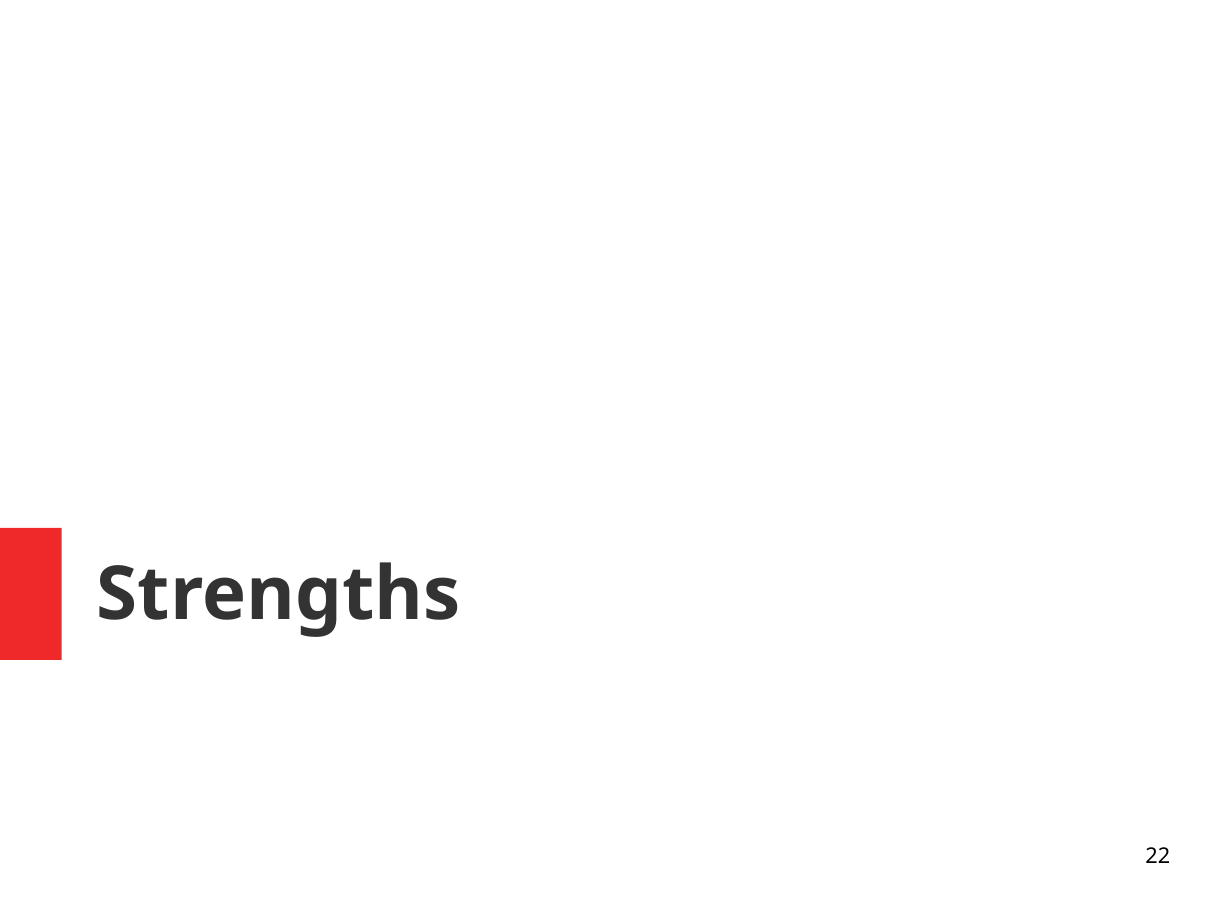
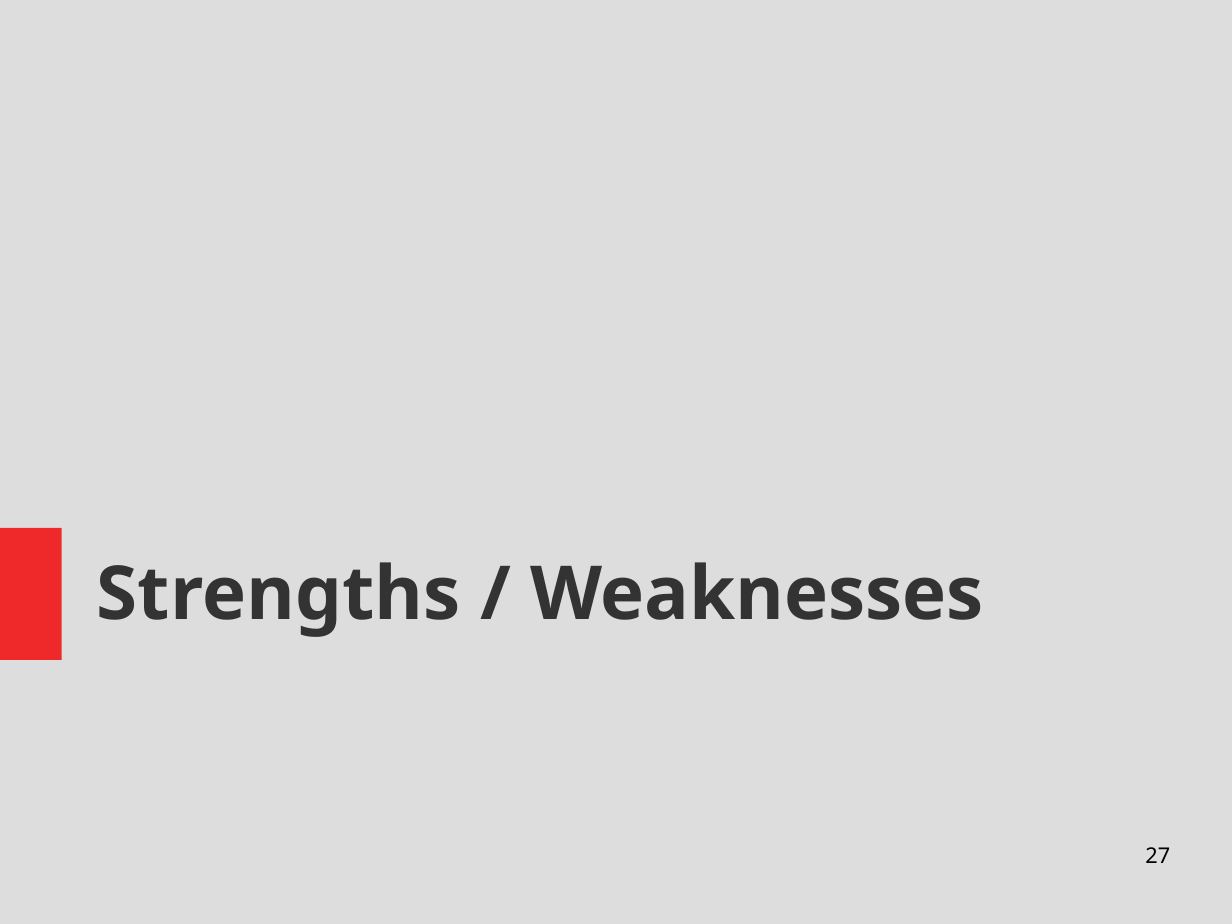
Before and after one commit to Thapep/PPS, a slide deck: slide 27 of inmemory/In Memory Processing Presentation.odp (slide 22 before the commit). Drawn at 1232x924 pixels with LibreOffice and Linux fonts; fonts in the diff are those of the drawing. Boxes give left, top, right and bottom in pixels: in the first picture for what was removed or moved away, otherwise in the second. Text is boxed around its words. In the diff, an @@ line names an element or a change of style, - is before the commit and + after.

```diff
--- a/inmemory/In Memory Processing Presentation.odp
+++ b/inmemory/In Memory Processing Presentation.odp
@@ background #FFFFFF to #DDDDDD @@
@@ title at [97,562,984,637]: text changed @@
-Strengths
+Strengths / Weaknesses
@@ page number at [1145,847,1170,863]: text changed @@
-22
+27
```
Also in this commit, not shown: 9 other slides changed, 5 slides added, 1 other file.
